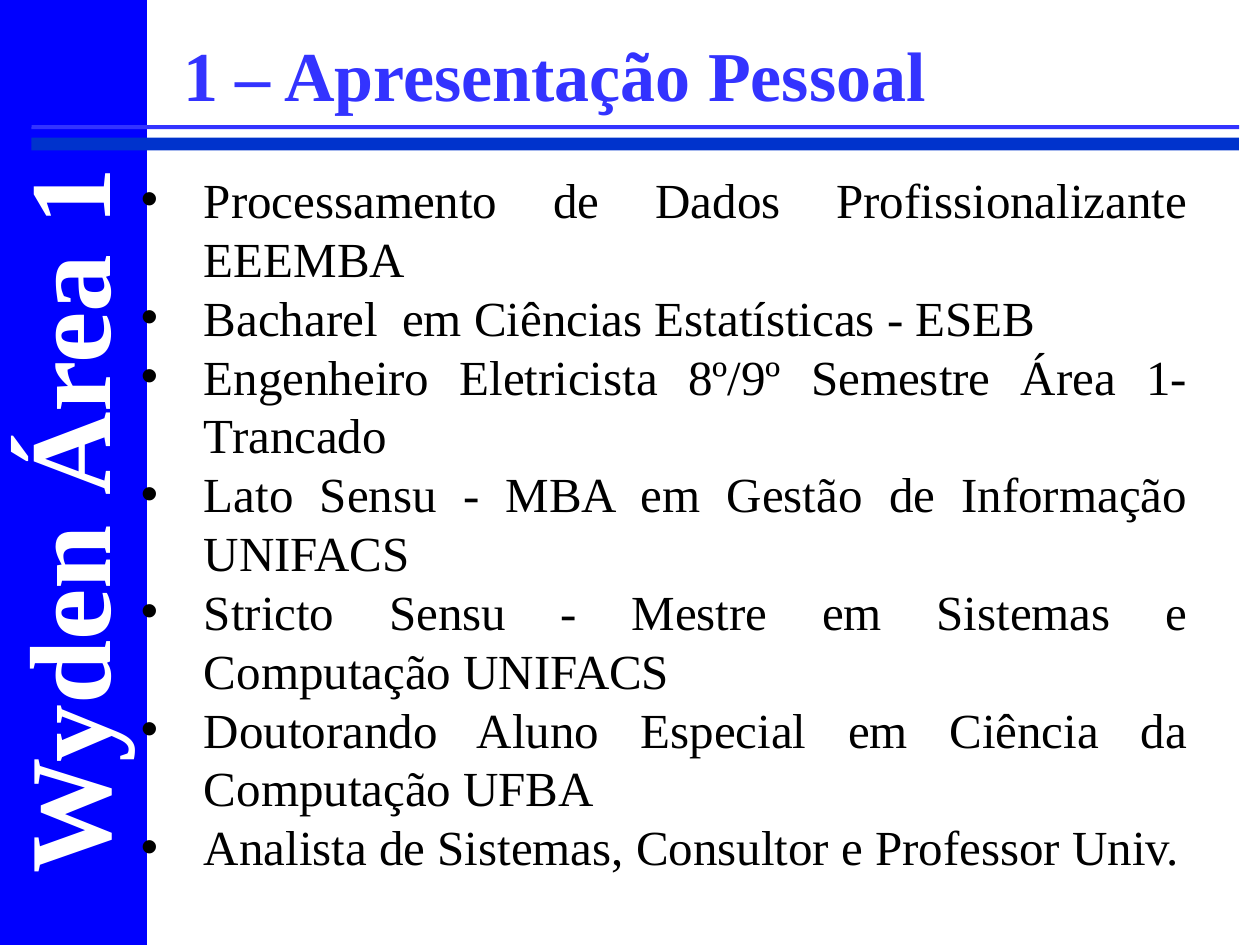
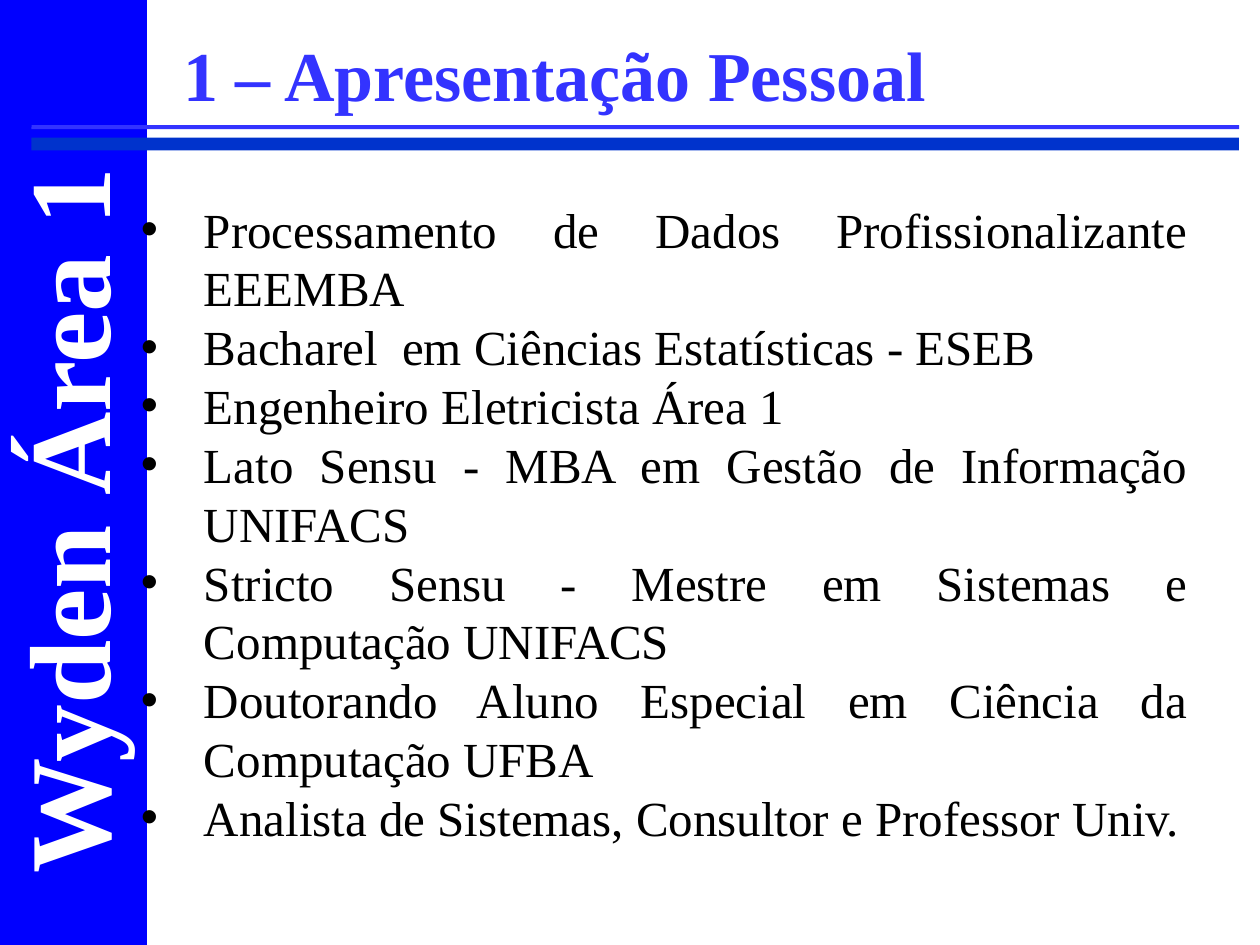
Before and after one commit to CloudEducationBrazil/WydenEstruturaDados, a slide deck: slide 4 of 00 Lesson Plan/Apresentação e Ementa Estrutura de Dados.ppt. Drawn at 1260x945 pixels with LibreOffice and Linux fonts; fonts in the diff are those of the drawing; background and template pictures are left out. Boxes give left, top, right and bottom in pixels: in the first picture for what was removed or moved away, otherwise in the second. Text is boxed around its words. In the diff, an @@ line names an element or a change of style, - is before the commit and + after.

```diff
--- a/00 Lesson Plan/Apresentação e Ementa Estrutura de Dados.ppt
+++ b/00 Lesson Plan/Apresentação e Ementa Estrutura de Dados.ppt
@@ text at [204, 386, 784, 434]: text changed @@
-• Engenheiro Eletricista 8º/9º Semestre Área 1- Trancado
+• Engenheiro Eletricista Área 1
```
Also in this commit, not shown: 3 other slides changed, 2 slides removed, 2 other files.
